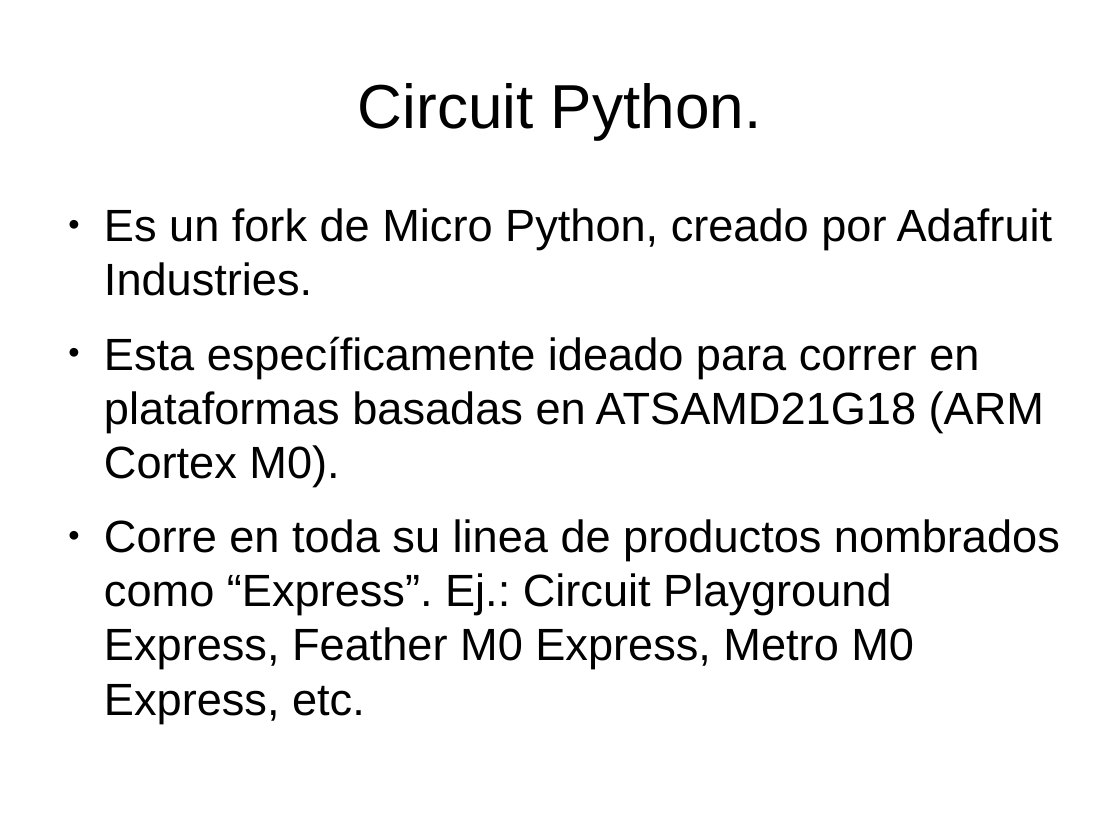
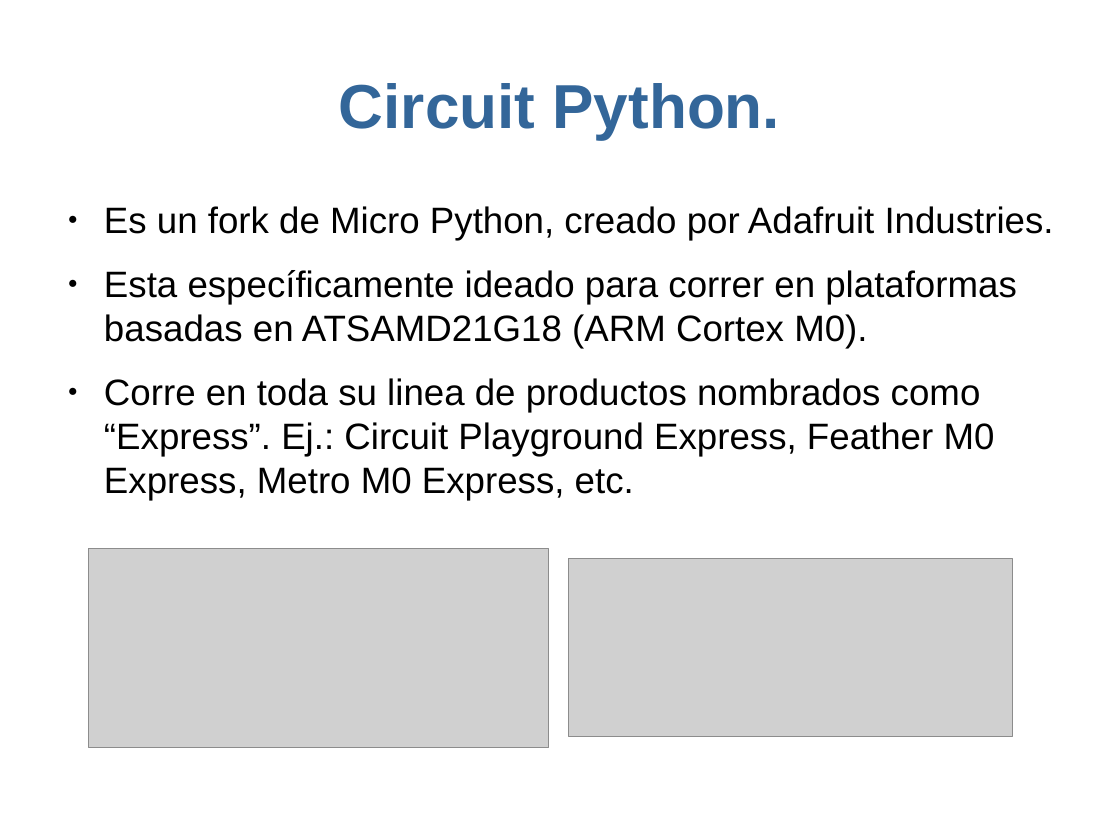
Before and after one commit to joksan/Presentaciones, a slide deck: slide 23 of Breve introduccion a Python/Breve introduccion a Python.odp (slide 18 before the commit). Drawn at 1120x840 pixels with LibreOffice and Linux fonts; fonts in the diff are those of the drawing; grey boxes stand for pictures. Boxes give left, top, right and bottom in pixels: in the first picture for what was removed or moved away, otherwise in the second. Text is boxed around its words. In the diff, an @@ line names an element or a change of style, - is before the commit and + after.

Commit message:
cambios de detalles a presentacion de python.

```diff
--- a/Breve introduccion a Python/Breve introduccion a Python.odp
+++ b/Breve introduccion a Python/Breve introduccion a Python.odp
@@ title "Circuit Python." at [339, 83, 780, 139]: text colour #000000 to #336699, bold on @@
@@ text "Es un fork de Micro ..." at [104, 206, 1054, 500]: size 32 to 26 pt @@
@@ picture added at [89, 549, 549, 748] @@
@@ picture added at [569, 559, 1013, 736] @@
```
Also in this commit, not shown: 16 other slides changed, 6 slides added, 1 slide removed.
